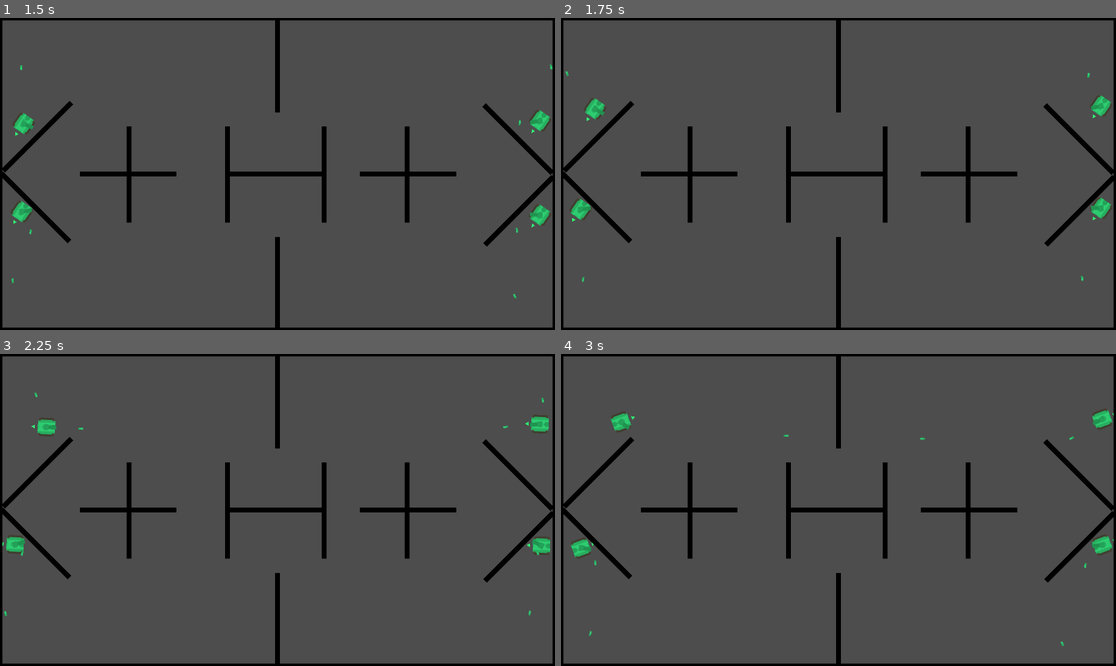
Above: before the commit, frames 1-4 (two rows, left to right).
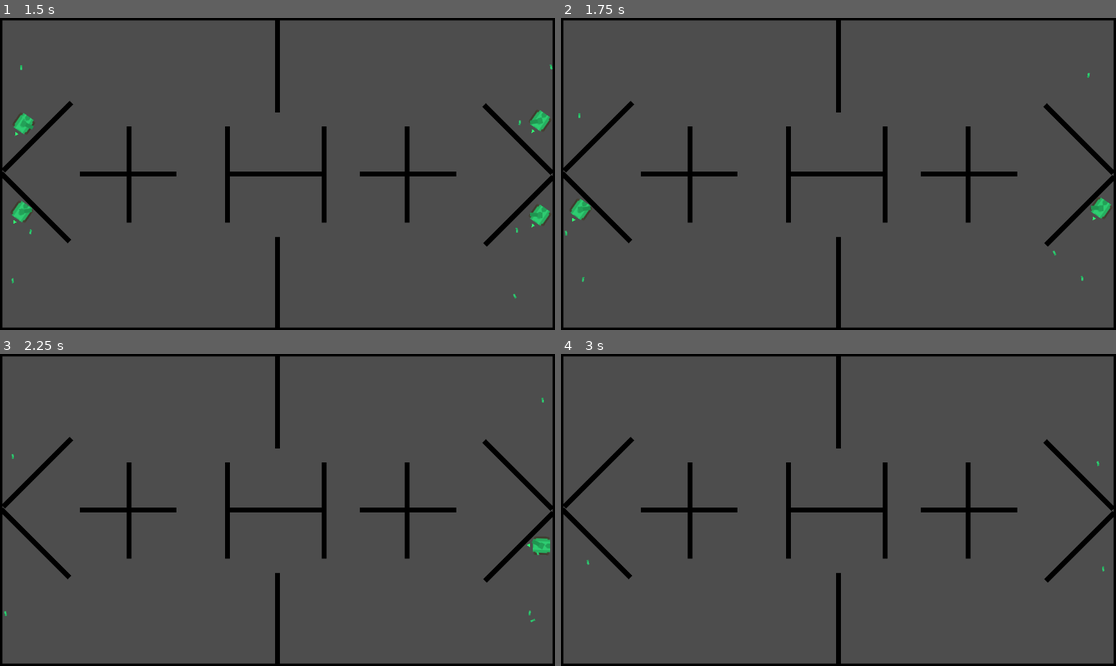
Above: after the commit, the same moments.

Repository: Koala118th/Tank-AWS
Game: Godot game, scene res://Scenes/game.tscn
The game is run twice, just before and just after one commit, with the same random seed, the same clock (stepped at 60 frames per second) and the same inputs. The project has no main scene, so this scene is started directly.
Inputs (mouse positions are in pixels of both pictures, inside the frame that each line leads up to):
- Up to frame 1 (1.5 s): tap Enter at 0.5 s; move the mouse to (399, 158) at 0.52 s; hold D (turn_right) 0.53-1.28 s; click (399, 158) at 0.6 s; move the mouse to (166, 189) at 1.27 s; hold S (move_backward) from 1.28 s (still down); click (166, 189) at 1.35 s
- Up to frame 2 (1.75 s): keep holding S (move_backward)
- Up to frame 3 (2.25 s): move the mouse to (333, 441) at 2.02 s; release S (move_backward) at 2.03 s; hold D (turn_right) from 2.03 s (still down); click (333, 441) at 2.1 s
- Up to frame 4 (3 s): move the mouse to (810, 572) at 2.77 s; release D (turn_right) at 2.78 s; hold W (move_forward) from 2.78 s (still down); click (810, 572) at 2.85 s

Frame 1 is identical in both runs. In frame 2, 0.4% of the frame differs, in the area x 0-100%, y 16-77%; in frame 3, 0.6%; in frame 4, 0.8%, in the area x 1-100%, y 17-94%.

Commit message:
tanks can suicide again

Diff:
--- a/Entities/Tank/tank.gd
+++ b/Entities/Tank/tank.gd
@@ -27,7 +27,6 @@
 func shoot():
 	print("shot")
 	var bullet: Bullet = bullet_scene.instantiate()
-	bullet.shooter = self
 	var mouse_pos = get_global_mouse_position()
 	var bullet_dir = (mouse_pos - global_position).normalized()
 
--- a/Objects/projectile/projectile.gd
+++ b/Objects/projectile/projectile.gd
@@ -9,22 +9,22 @@
 @export var speed: float
 
 
-var shooter
-
-
 func set_direction(dir: Vector2):
 	velocity = (dir - global_position).normalized() * speed
 	rotation = velocity.angle()
 	rotation += deg_to_rad(90)
 
+
+func _ready():
+	$EnemyDetectionArea/CollisionShape2D.disabled = true
+	await get_tree().create_timer(0.1).timeout
+	$EnemyDetectionArea/CollisionShape2D.disabled = false
+
+
 func _physics_process(delta):
 	var collision = move_and_collide(velocity * delta)
 
 	if collision:
-		# Ignore shooter
-		if collision.get_collider() == shooter:
-			return
-
 		# Reflect velocity
 		velocity = velocity.bounce(collision.get_normal())
 		rotation = velocity.angle()
@@ -32,8 +32,6 @@
 
 
 func _on_enemy_detection_area_body_entered(body: Node2D) -> void:
-	if body == shooter:
-		return
 	if body.has_method("get_hit"):
 		body.get_hit()
 		queue_free()
--- a/Objects/projectile/projectile.tscn
+++ b/Objects/projectile/projectile.tscn
@@ -16,6 +16,7 @@
 [node name="CollisionShape2D" type="CollisionShape2D" parent="EnemyDetectionArea" unique_id=1678753695]
 
 [node name="DeleteTimer" type="Timer" parent="." unique_id=1513807636]
+wait_time = 2.0
 autostart = true
 
 [node name="CollisionShape2D" type="CollisionShape2D" parent="." unique_id=346569427]
